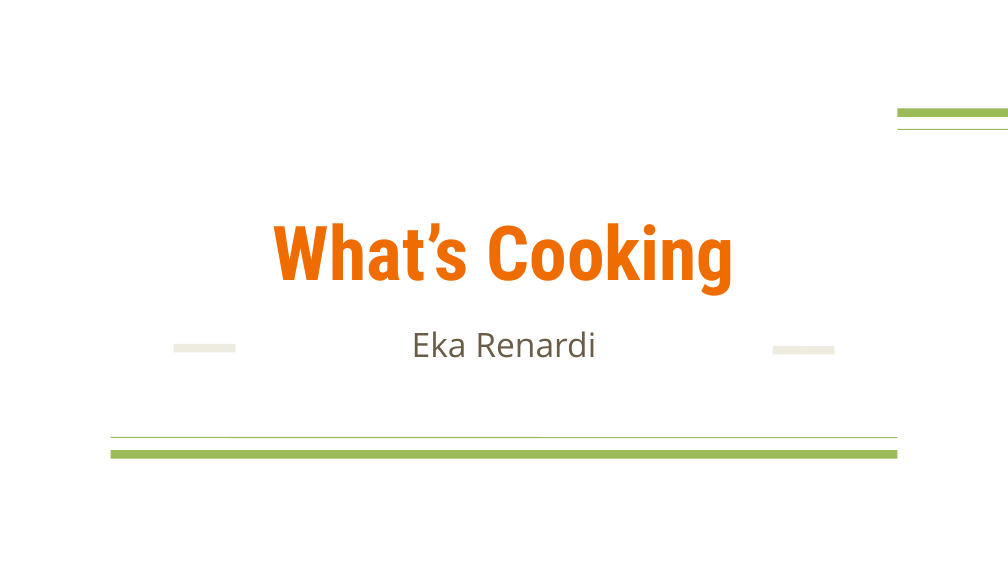
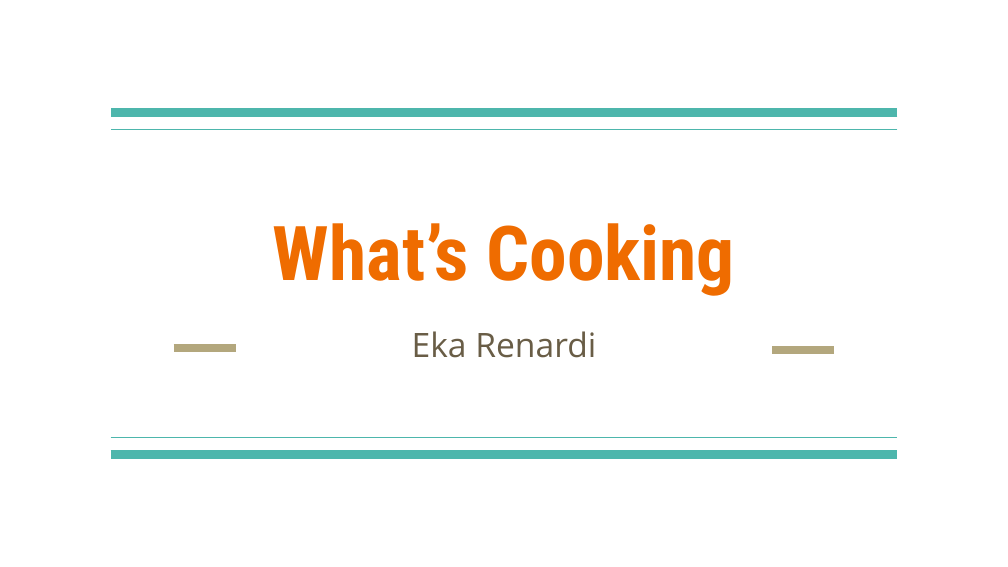
Before and after one commit to bluegrapes/DAT8Coursework, a slide deck: slide 1 of project2/What’s Cooking.pptx. Drawn at 1008x567 pixels with LibreOffice and Linux fonts; fonts in the diff are those of the drawing. Boxes give left, top, right and bottom in pixels: in the first picture for what was removed or moved away, otherwise in the second. Text is boxed around its words. In the diff, an @@ line names an element or a change of style, - is before the commit and + after.

```diff
--- a/project2/What’s Cooking.pptx
+++ b/project2/What’s Cooking.pptx
@@ line added from (897, 113) to (111, 113), #4DB6AC 6 pt @@
@@ line removed from (1008, 113) to (897, 113) @@
@@ line added from (897, 129) to (111, 129), #4DB6AC 0.75 pt @@
@@ line removed from (1008, 129) to (897, 129) @@
@@ line (173, 348) - (236, 348): stroke #EEECE1 6.01 pt to #B3A77D 6 pt @@
@@ line (772, 350) - (835, 350): stroke #EEECE1 6.01 pt to #B3A77D 6 pt @@
@@ line (111, 437) - (897, 437): stroke #9BBB59 0.74 pt to #4DB6AC 0.75 pt @@
@@ line (111, 455) - (897, 455): stroke #9BBB59 6.01 pt to #4DB6AC 6 pt @@
```
Also in this commit, not shown: 23 other slides changed, 3 slides added, 10 slides removed, 1 other file.
